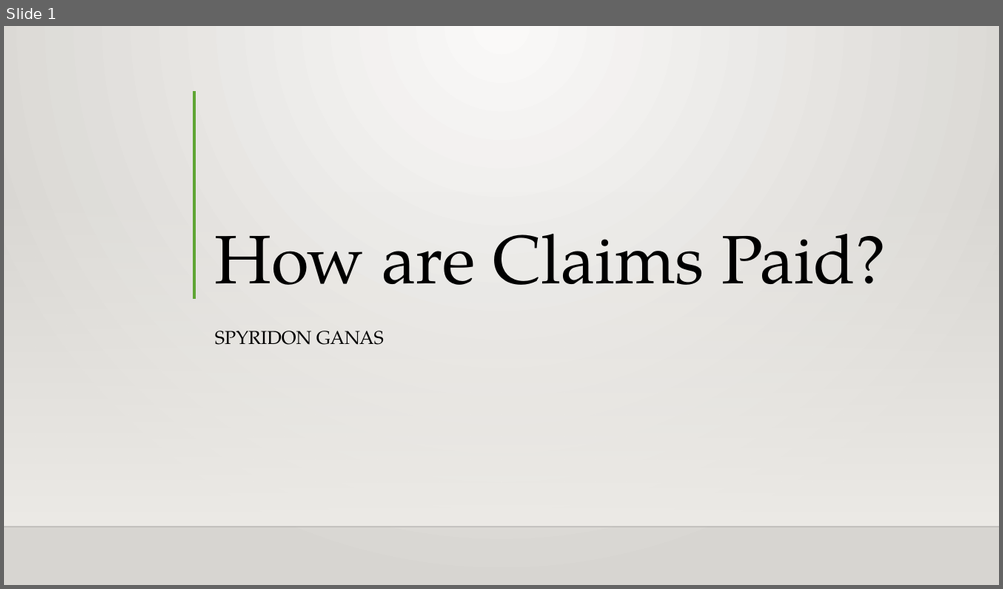
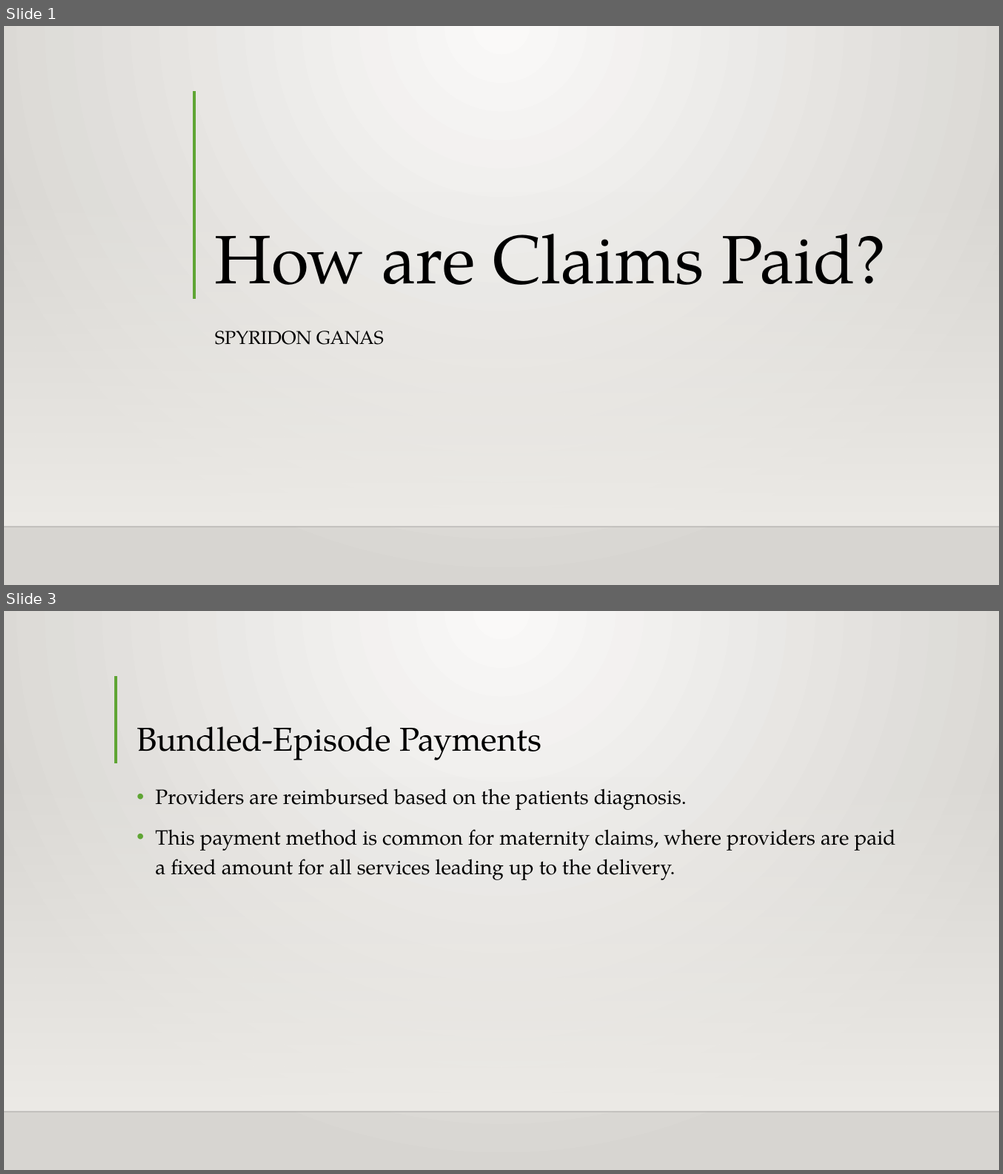
Before and after one commit to Intro-to-APCD/Intro-to-APCD.github.io, a slide deck: PowerPoints/Phase 3 - Claims Terminology/010 How are Claims Paid.pptx. Shown one above the other, each under a label of ours: slide 1 before the commit, slides 1 and 3 after it; the slides between them are not shown. The pictures are 1003x589 and 1003x1174 pixels, drawn with LibreOffice and Linux fonts; fonts in the diff are those of the drawing; background and template pictures are left out. Boxes give left, top, right and bottom in pixels: in the first picture for what was removed or moved away, otherwise in the second. Text is boxed around its words. In the diff, an @@ line names an element or a change of style, - is before the commit and + after.

Commit message:
finished the how claims are paid slides

```diff
--- a/PowerPoints/Phase 3 - Claims Terminology/010 How are Claims Paid.pptx
+++ b/PowerPoints/Phase 3 - Claims Terminology/010 How are Claims Paid.pptx
@@ slide 3 added at (4, 611, 999, 1170), background gradient #FAFAF9 to #D7D5D2; not listed: 2 template elements that a slide beside it also shows @@
@@ line added from (116, 676) to (116, 763), #5FA534 3 pt @@
@@ title added at (136, 726, 542, 760), 32 pt, text #000000 @@
+Bundled-Episode Payments
@@ text added at (155, 789, 896, 880), 20 pt, text #000000 @@
+• Providers are reimbursed based on the patients diagnosis.
+• This payment method is common for maternity claims, where providers are paid a fixed amount for all services leading up to the delivery.
```
Also in this commit, not shown: 2 slides changed, 8 other slides added, 9 slides removed.
